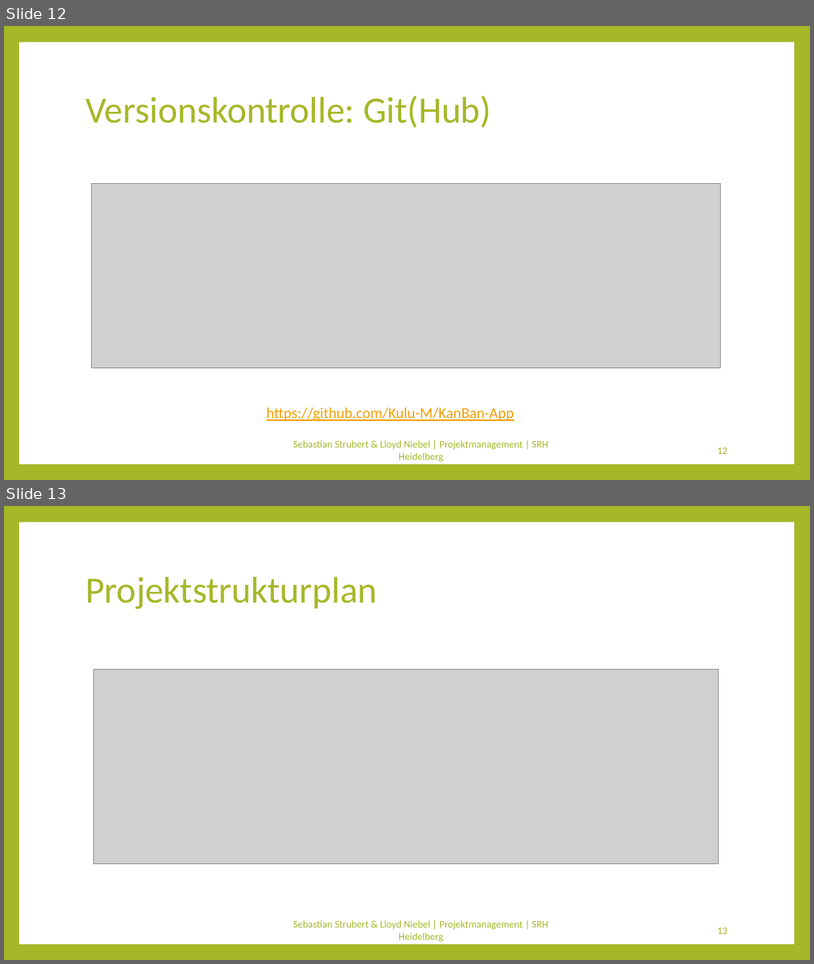
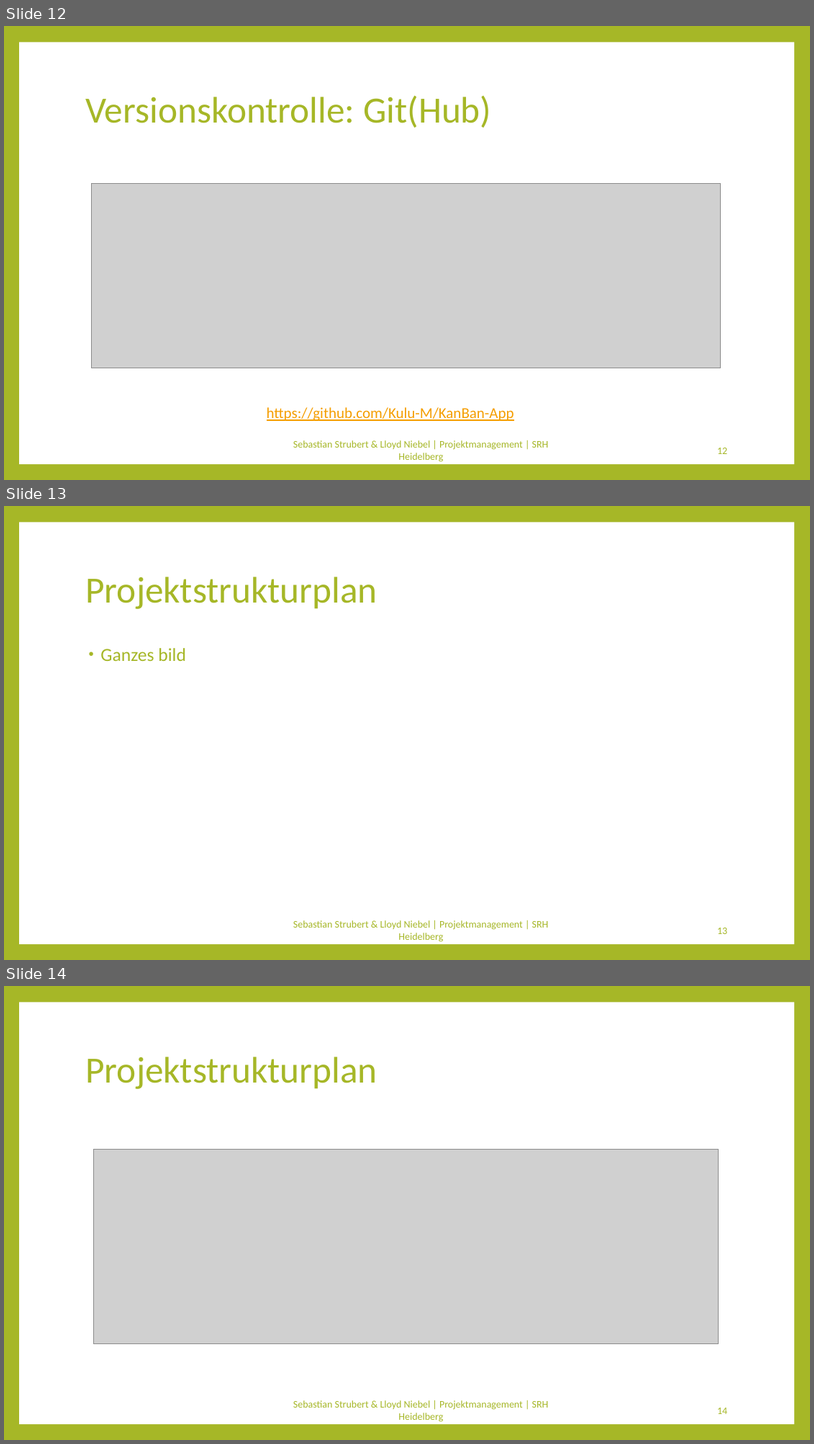
Before and after one commit to Kulu-M/KanBan-App, a slide deck: KanBan-App/Documents/Abschlusspräsentation/Projektmanagement.pptx. Shown one above the other, each under a label of ours: slides 12 and 13 before the commit, slides 12, 13 and 14 after it. The pictures are 814x964 and 814x1444 pixels, drawn with LibreOffice and Linux fonts; fonts in the diff are those of the drawing; grey boxes stand for pictures. Boxes give left, top, right and bottom in pixels: in the first picture for what was removed or moved away, otherwise in the second. Text is boxed around its words. In the diff, an @@ line names an element or a change of style, - is before the commit and + after.

```diff
--- a/KanBan-App/Documents/Abschlusspräsentation/Projektmanagement.pptx
+++ b/KanBan-App/Documents/Abschlusspräsentation/Projektmanagement.pptx
@@ slide 13 added at (x1=4, y1=506, x2=810, y2=960), background #A6B727; not listed: 1 template element that a slide beside it also shows @@
@@ title added at (x1=85, y1=577, x2=377, y2=609), 44 pt, text #A6B727 @@
+Projektstrukturplan
@@ text added at (x1=100, y1=648, x2=186, y2=661), 22 pt, text #A6B727 @@
+• Ganzes bild
@@ text added at (x1=293, y1=920, x2=549, y2=942), 12 pt, text #A6B727 @@
+Sebastian Strubert & Lloyd Niebel | Projektmanagement | SRH Heidelberg
@@ page number added at (x1=718, y1=927, x2=728, y2=934), 12 pt, text #A6B727 @@
+13
@@ what was slide 13 is now slide 14 @@
@@ page number at (x1=718, y1=1407, x2=728, y2=1414): text changed @@
-13
+14
```
Also in this commit, not shown: 3 slides changed, 1 other slide added.
